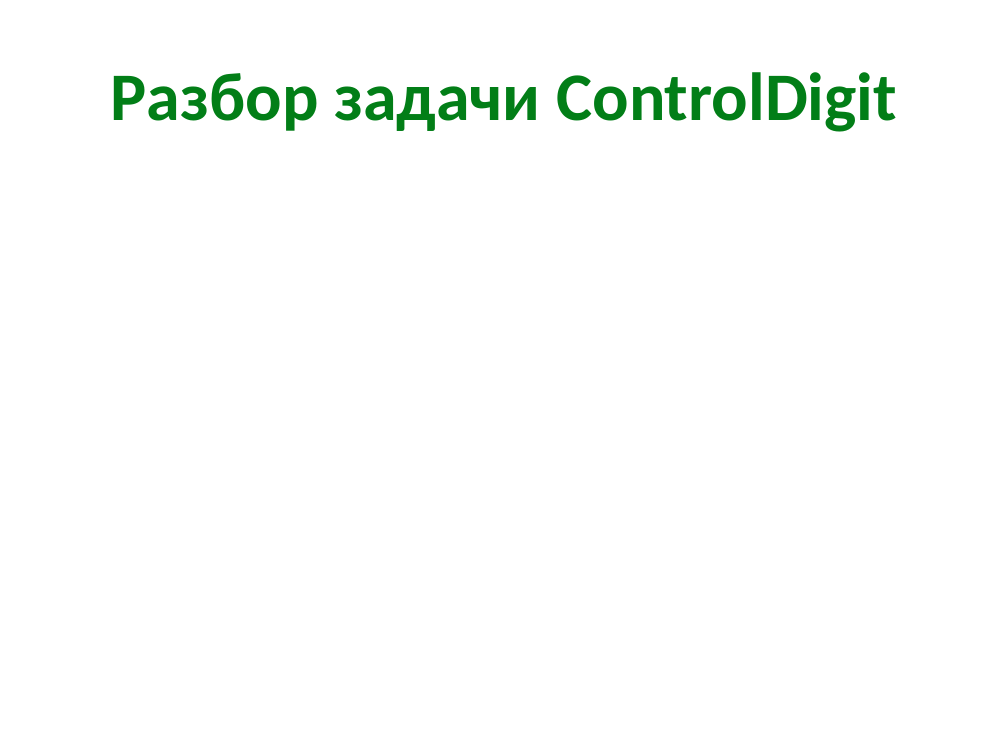
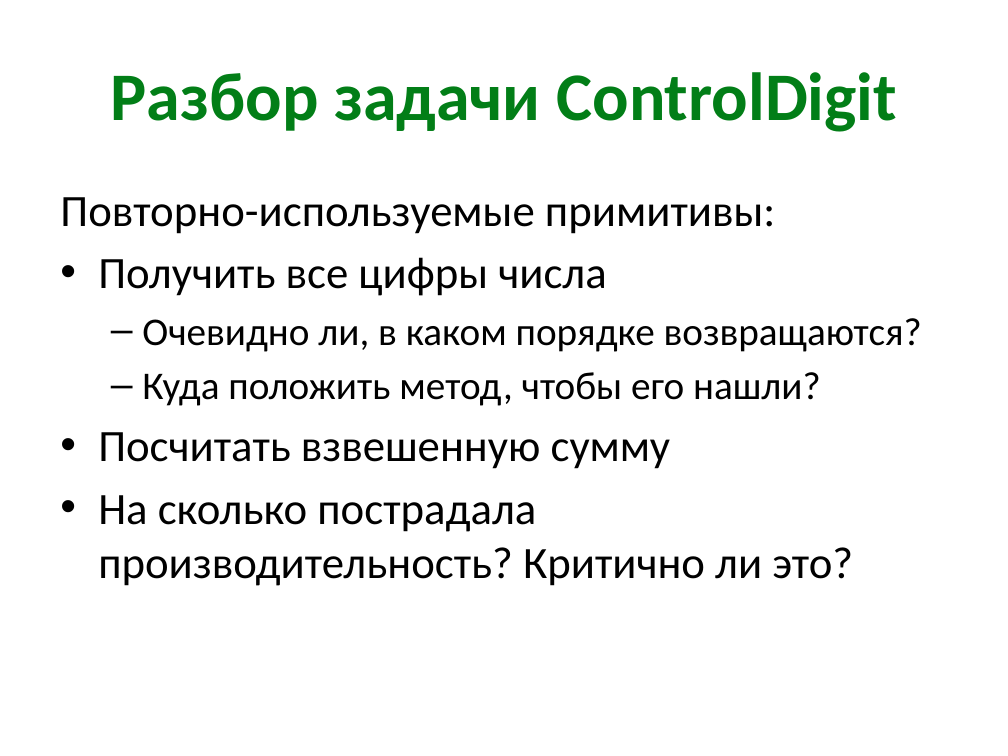
Before and after one commit to kontur-courses/clean-code, a slide deck: slide 21 of CleanCode.pptx (slide 19 before the commit). Drawn at 1008x756 pixels with LibreOffice and Linux fonts; fonts in the diff are those of the drawing. Boxes give left, top, right and bottom in pixels: in the first picture for what was removed or moved away, otherwise in the second. Text is boxed around its words. In the diff, an @@ line names an element or a change of style, - is before the commit and + after.

```diff
--- a/CleanCode.pptx
+++ b/CleanCode.pptx
@@ text added at <box>60,197,922,586</box>, 32 pt, text #000000 @@
+Повторно-используемые примитивы:
+• Получить все цифры числа
+  – Очевидно ли, в каком порядке возвращаются?
+  – Куда положить метод, чтобы его нашли?
+• Посчитать взвешенную сумму
+• На сколько пострадала производительность? Критично ли это?
```
Also in this commit, not shown: 3 other slides changed, 5 slides added.
